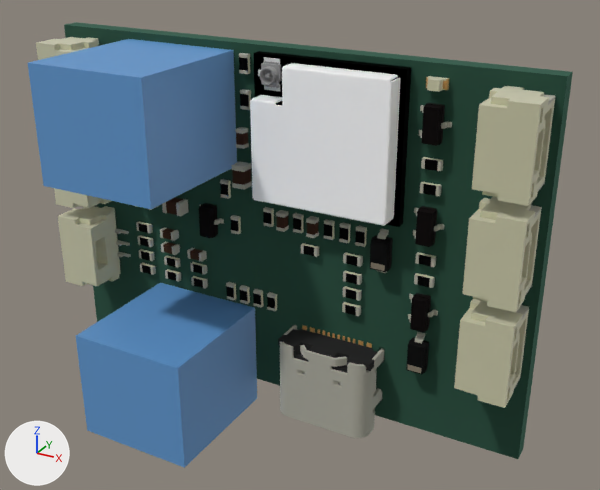
The glTF model hardware/controller/versions/v19-front-panel-scale/board.glb, before and after one commit.
Before and after are seen from a 50 mm lens placed at (56.8, -59.8, 12.2), pointed at (26.2, -4.2, -15.6). Arrows for +X, +Y and +Z are at lower left; the lights stay in place. The older version comes first. Where no turn or scale is listed for an object, it has been applied to the vertices.

Objects in the first picture: '=>[0:1:1:11]_1_ff7a5e', '=>[0:1:1:11]_2_4e05bd', '=>[0:1:1:11]_3_013bca', '=>[0:1:1:11]_3c91ea', '=>[0:1:1:11]_4_992037', '=>[0:1:1:11]_5_55bd65', '=>[0:1:1:13]_fc39ea', '=>[0:1:1:19]_767bcb', '=>[0:1:1:19]_ba402d', '=>[0:1:1:22]', 'J10', 'J7' and 101 more.
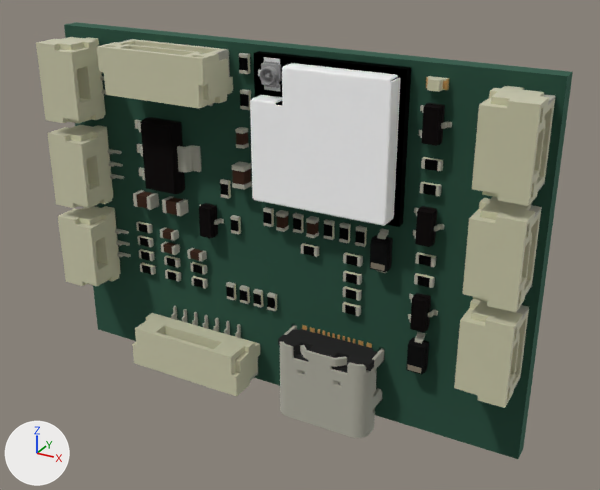
Changed parts and their boxes (x1, y1, x2, y2) in the pictures (600 x 490 px):
'J10', no longer drawn: before (28, 39, 237, 209)
'J7', no longer drawn: before (76, 283, 257, 468)
'=>[0:1:1:25]_3423bf', added: after (97, 39, 233, 108)
'=>[0:1:1:23]_edfd2b', added: after (132, 313, 260, 396)
'=>[0:1:1:23]_1af801', added (mostly hidden): after (171, 306, 258, 381)
'=>[0:1:1:25]_46cc7f', added (mostly hidden): after (117, 39, 230, 106)
'=>[0:1:1:11]_2_4e05bd', unchanged, uncovered by the edit: before (36, 37, 99, 60); after (36, 37, 106, 123)
'=>[0:1:1:11]_5_55bd65', unchanged, uncovered by the edit: before (54, 188, 111, 208); after (47, 125, 113, 208)
'=>[0:1:1:15]_5edc59', unchanged, uncovered by the edit: after (140, 117, 185, 194)

Edits to the bpy script that builds the scene:
```text
Add me_jst_sm07b_ghs_tb_1:
    me_jst_sm07b_ghs_tb_1.from_pydata(...)  # 360 vertices, 470 faces; spans x -5.7..5.7, y -2.07..0.0, z -2.47..2.48
    me_jst_sm07b_ghs_tb_1.materials.append(mat_mat_4)  # light grey #d2d1c7
Add me_jst_sm07b_ghs_tb:
    me_jst_sm07b_ghs_tb.from_pydata(...)  # 396 vertices, 634 faces; spans x -6.0..6.0, y -4.24..0.0, z -2.47..1.58
    me_jst_sm07b_ghs_tb.materials.append(mat_mat_8)  # pale yellow #e4e3cf
Add me_jst_sm06b_ghs_tb_1:
    me_jst_sm06b_ghs_tb_1.from_pydata(...)  # 316 vertices, 412 faces; spans x -5.08..5.08, y -2.07..0.0, z -2.48..2.47
    me_jst_sm06b_ghs_tb_1.materials.append(mat_mat_4)  # light grey #d2d1c7
Add me_jst_sm06b_ghs_tb:
    me_jst_sm06b_ghs_tb.from_pydata(...)  # 358 vertices, 576 faces; spans x -5.38..5.38, y -4.24..0.0, z -1.58..2.47
    me_jst_sm06b_ghs_tb.materials.append(mat_mat_8)  # pale yellow #e4e3cf
Change ob_j7:
    ob_j7: bpy.data.objects.new('J7', me_geometry_148) -> bpy.data.objects.new('J7', None)
    add ob_j7.parent = ob_board_1
    ob_j7.location: (0.0, 0.0, 0.0) -> (0.0145, -0.00165, -0.0289)
Change ob_j10:
    ob_j10: bpy.data.objects.new('J10', me_geometry_149) -> bpy.data.objects.new('J10', None)
    add ob_j10.parent = ob_board_1
    ob_j10.location: (0.0, 0.0, 0.0) -> (0.013, -0.00165, -0.0031)
    ob_j10.rotation_euler: (0.0, 0.0, 0.0) -> (0.0, -3.142, 0.0)  # degrees (0, 0, 0) -> degrees (0, -180, 0)
Add ob_0_1_1_23__1af801:
    ob_0_1_1_23__1af801 = bpy.data.objects.new('=>[0:1:1:23]_1af801', me_jst_sm07b_ghs_tb_1)
    ob_0_1_1_23__1af801.location = (14.5, -1.65, -28.9)
Add ob_0_1_1_23__edfd2b:
    ob_0_1_1_23__edfd2b = bpy.data.objects.new('=>[0:1:1:23]_edfd2b', me_jst_sm07b_ghs_tb)
    ob_0_1_1_23__edfd2b.location = (14.5, -1.65, -28.9)
Add ob_0_1_1_25__46cc7f:
    ob_0_1_1_25__46cc7f = bpy.data.objects.new('=>[0:1:1:25]_46cc7f', me_jst_sm06b_ghs_tb_1)
    ob_0_1_1_25__46cc7f.location = (13.0, -1.65, -3.1)
Add ob_0_1_1_25__3423bf:
    ob_0_1_1_25__3423bf = bpy.data.objects.new('=>[0:1:1:25]_3423bf', me_jst_sm06b_ghs_tb)
    ob_0_1_1_25__3423bf.location = (13.0, -1.65, -3.1)
```
